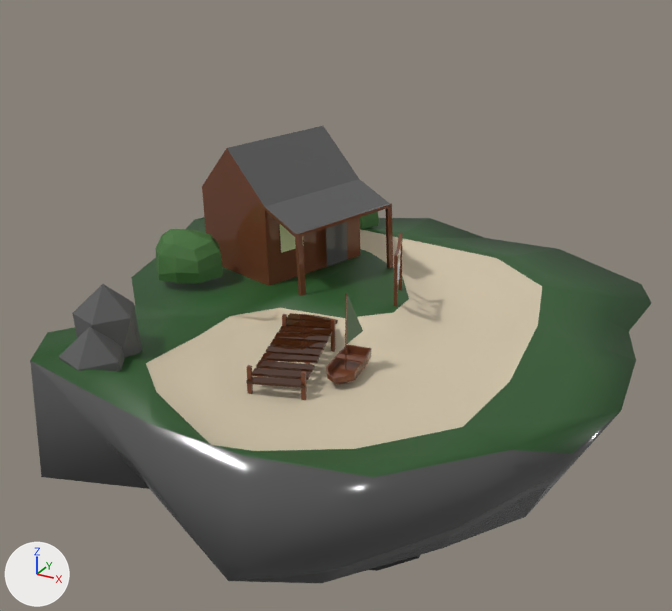
What one commit did to the OBJ model assets/islands/island_lake.obj.
Camera for both pictures: a 50 mm lens placed at (36.1, -63.9, 32.0), pointed at (0.4, 1.0, -0.4). Lighting does not change. The marker at lower left points along +X, +Y and +Z. Where no turn or scale is listed for an object, it has been applied to the vertices. Vertices at the same position are counted once.

In view in the first picture: 'Mesh2_Model.001_Mesh2_Model.005'.
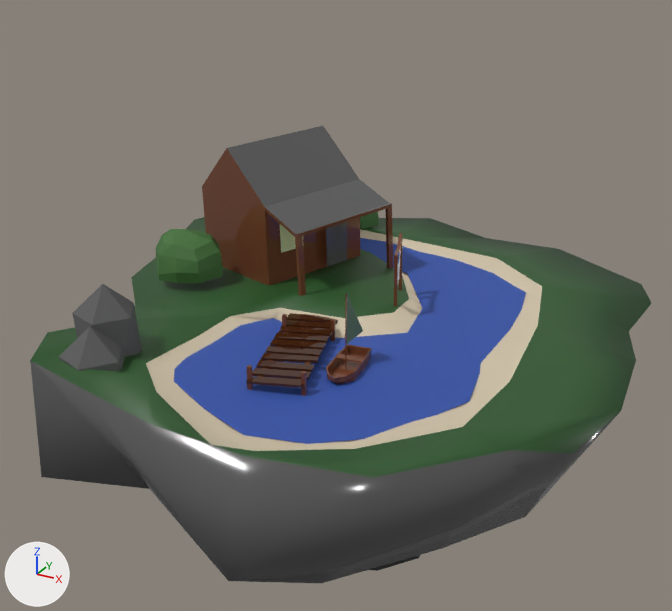
Commit message: water fix 2

Boxes (x1, y1, x2, y2) around the edits, measured in the pictures (672 x 611 px):
```json
{"part": 1, "of": "me_mesh2_model_001_mesh2_model_005", "change": "recoloured", "before": [174, 238, 526, 444], "after": [174, 238, 526, 444]}
```

The change, as JSON lines over the scene's bpy script:
```json
{"op": "add", "block": "mat_new_water", "code": ["mat_new_water = principled_material('New_Water')", "mat_new_water.base_color = (0.0311, 0.0833, 0.382)  # blue #3151a6", "mat_new_water.roughness = 0.69"]}
{"block": "me_mesh2_model_001_mesh2_model_005", "where": "me_mesh2_model_001_mesh2_model_005.from_pydata(...)  # 698 vertices, 1147 faces, 3 loose edges; spans x -23.7..26.4, y -25.1..25.8, z -28.5..22.8"}
{"block": "me_mesh2_model_001_mesh2_model_005", "where": "# used by ob_mesh2_model_001_mesh2_model_005"}
{"block": "me_mesh2_model_001_mesh2_model_005", "change": "me_mesh2_model_001_mesh2_model_005 part 1: all 145 faces that had it switch from mat_water (blue #4e6fa2) to mat_new_water (blue #3151a6)"}
```
